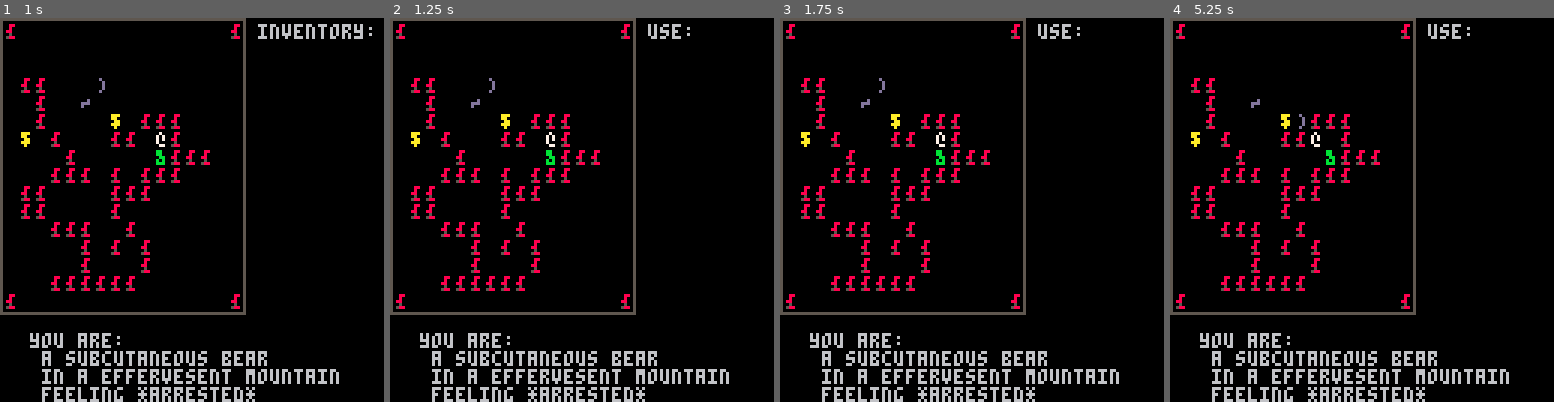
Above: before the commit, frames 1-4 (left to right).
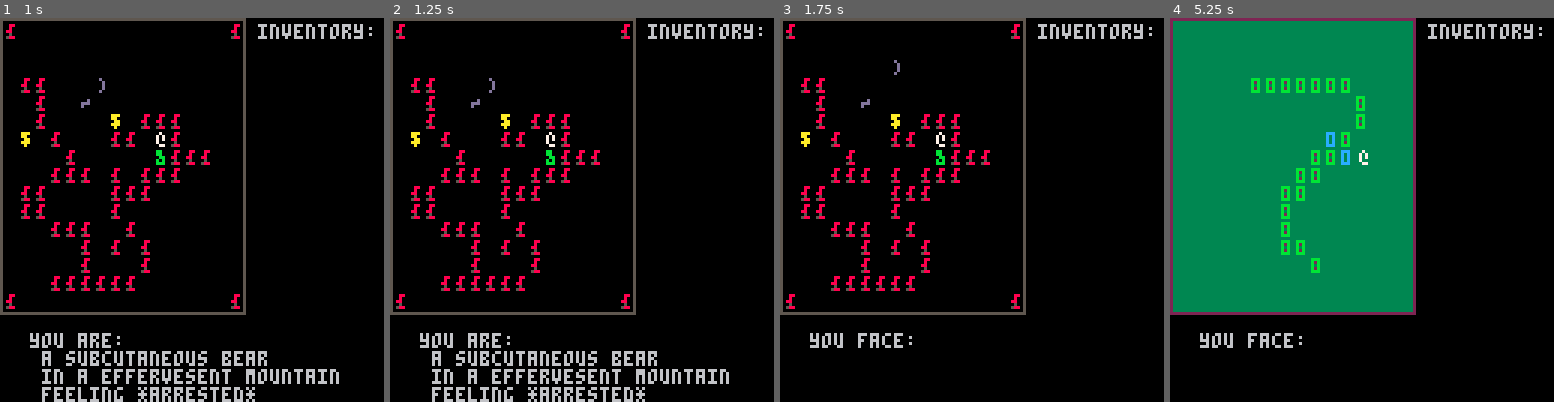
Above: after the commit, the same moments.

Repository: arnodick/castle
Game: PICO-8 cartridge castle.p8
Same seed, same stepped clock (60 frames per second), same inputs: the game is played once before the commit and once after it.
Inputs:
- Up to frame 1 (1 s): tap X (X key) at 0.33 s; tap O (Z key) at 0.7 s
- Up to frame 2 (1.25 s): tap X (X key) at 1.07 s
- Up to frame 3 (1.75 s): hold Right from 1.6 s (still down); tap O (Z key) at 1.7 s
- Up to frame 4 (5.25 s): tap X (X key) every 1.12 s from 1.85 to 5.2 s; release Right at 2.1 s; tap O (Z key) every 0.4 s from 2.1 to 4.9 s; hold Up 2.15-2.42 s; hold Right 2.47-3.03 s; hold Left 3.08-3.58 s; hold Down 3.63-3.97 s; hold Right 4.02-4.68 s; hold Up 4.73-5.03 s; hold Left from 5.08 s (still down)

Frame 1 is identical in both runs. In frame 2, 0.5% of the frame differs, in the area x 67-97%, y 1-6%; in frame 3, 4.1%; in frame 4, 54%, in the area x 0-97%, y 0-100%.

Commit message:
hacked item use in. need to make a system for buying diff items

Diff:
--- a/castle.p8
+++ b/castle.p8
@@ -331,6 +331,7 @@
 	m.w=w
 	m.h=h
 	m.me={}
+	m.sel=1
 	add(menus,m)
 end
 
@@ -471,18 +472,7 @@
 		end
 	elseif a.t==4 or a.t==6 then
 		if p.x==a.x and p.y==a.y then
-			--if not checkinventory(a.t) then
-				local c=#p.inventory
-				while c>0 do
-					p.inventory[c+1]=p.inventory[c]
-					c-=1
-				end
-				p.inventory[1]=a.t
-				--add(p.inventory,a.t)
-			--else
-			--end
-			del(actors,a)
-			del(actors.items,a)
+			pickupitem(p,a)
 		end
 	elseif a.hit==0 then
 		local d=movetype(a)
@@ -506,17 +496,28 @@
 
 function doitem(t)
 	if t==4 then
-		actortypes[1][level+1].c=5
-	end
+--		actortypes[1][level+1].c=5
+		menus[2].t=3
+		menus[2].sel=1
+		controlstate=not controlstate
+	end
+end
+
+function pickupitem(a,i)
+	local c=#a.inventory
+	while c>0 do
+		a.inventory[c+1]=a.inventory[c]
+		c-=1
+	end
+	a.inventory[1]=i.t
+	del(actors,i)
+	del(actors.items,i)
 end
 
 function domenu(m)
 	m.me={}
+	--inv menu
 	if m.t==1 then
-		--if btnp(4) then
-			--if debug then
-				--m.me[1]="new level !!"
-			--end
 		if players[1]==nil then
 			m.me[1]="you are dead!"
 		elseif btn() then
@@ -537,6 +538,7 @@
 				m.me[4]=" feeling *"..feelings[ty.fe].."*"
 			end
 		end
+	--use menu
 	elseif m.t==2 then
 		if not controlstate then
 			m.me[1]="inventory:"
@@ -545,20 +547,48 @@
 			end
 		else
 			m.me[1]="use:"
-			for a=1,#p.inventory do
-				local cur=" -"
-				if a==1 then cur=">>" end
-				m.me[a+1]=cur..items[actortypes[p.inventory[a]][level+1].sp]
-			end
+				m.me[2]=">>"..items[actortypes[p.inventory[1]][level+1].sp]
 			if btnp(4) then
-				if p.inventory[1]!=nil then
-				doitem(p.inventory[1])
+				local it=p.inventory[1]
+				if it!=nil then
+				controlstate=not controlstate
+				doitem(it)
 				del(p.inventory,p.inventory[1])
-				controlstate=not controlstate
-				taketurn()
+				if it!=4 then
+					taketurn()
+				end
 				end
 				--controlstate=not controlstate
-			end
+			elseif btnp(5) then
+--				m.t=2
+				m.me[1]="inventory:"
+				for a=1,#p.inventory do
+					m.me[a+1]=" -"..items[actortypes[p.inventory[a]][level+1].sp]
+				end
+				controlstate=not controlstate
+			end
+		end
+	--buy menu
+	elseif m.t==3 then
+		m.me[1]="buy:"
+		for a=1,#items do
+			local s=""
+			if a==m.sel then s=">>" else s=" -" end
+			m.me[a+1]=s..items[a]
+		end
+		if btnp(3) then m.sel+=1 if m.sel>#items then m.sel=1 end
+		elseif btnp(2) then m.sel-=1 if m.sel<1 then m.sel=#items end
+		end
+		if btnp(4) then
+			makeactor(6,p.x,p.y)
+			m.t=2
+			m.me[1]="inventory:"
+			for a=1,#p.inventory do
+				m.me[a+1]=" -"..items[actortypes[p.inventory[a]][level+1].sp]
+			end
+			controlstate=not controlstate
+			taketurn()
+--			pickupitem(p,m.sel)
 		end
 	end
 end
@@ -638,19 +668,21 @@
 		end
 	end
 	if s==1 then
-		if btnp(5) then
-			controlstate=not controlstate
-		end
 		if not controlstate then
-		if btnp()>0 then
+			if btnp(5) then
+				if p.inventory[1]!=nil then
+				controlstate=not controlstate
+				end
+		--end
+			elseif btnp()>0 then
 		--if timer%4==0 then
-			taketurn()
-		end
-		foreach(actors.creatures,shakeactor)
-		if p!=nil then
-		cam[1]=flr(p.x/rooms[level].sector_s)*rooms[level].sector_s*cellw
-		cam[2]=flr(p.y/rooms[level].sector_s)*rooms[level].sector_s*cellh
-		end
+				taketurn()
+			end
+			foreach(actors.creatures,shakeactor)
+			if p!=nil then
+			cam[1]=flr(p.x/rooms[level].sector_s)*rooms[level].sector_s*cellw
+			cam[2]=flr(p.y/rooms[level].sector_s)*rooms[level].sector_s*cellh
+			end
 		else
 			foreach(menus,domenu)
 		end
